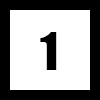
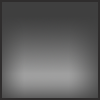
Layered file, before and after one edit (100 × 100). Changes by layer:
added layer "Calque 1" above "1" over [0, 0, 100, 100]
